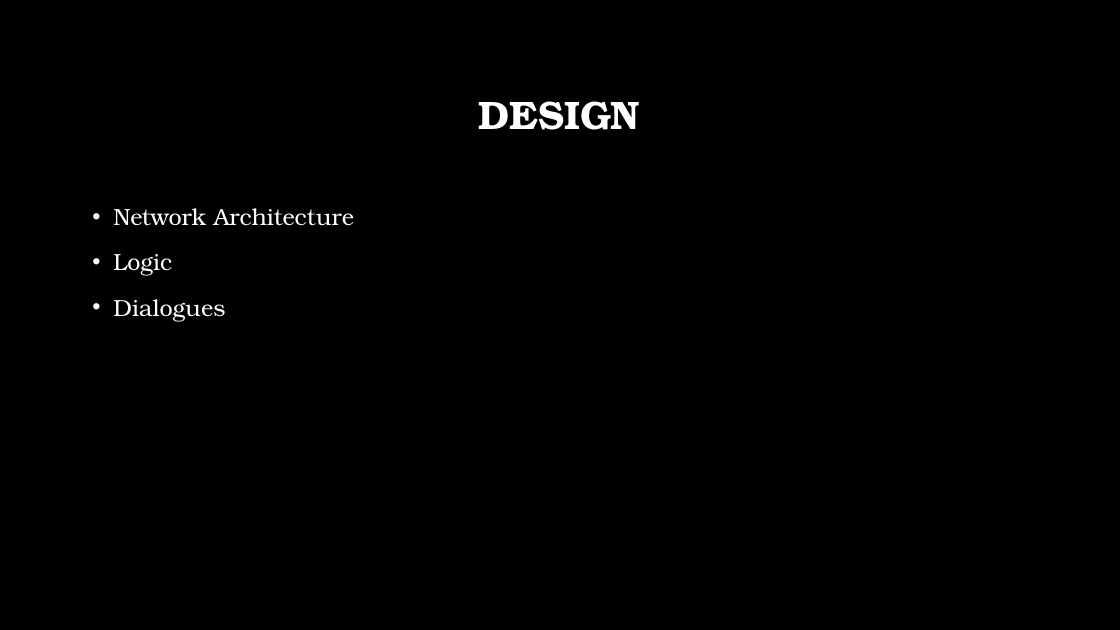
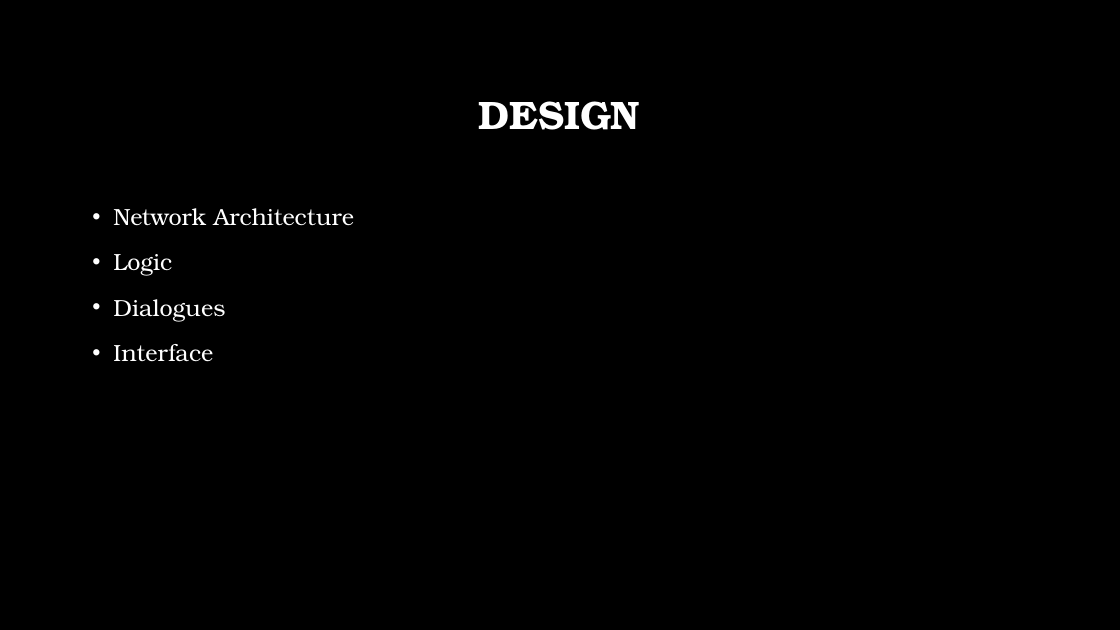
Before and after one commit to DragonRider0o0/CS-4670-Project, a slide deck: slide 10 of CS 4670 – Final Project.pptx (slide 2 before the commit). Drawn at 1120x630 pixels with LibreOffice and Linux fonts; fonts in the diff are those of the drawing; background and template pictures are left out. Boxes give left, top, right and bottom in pixels: in the first picture for what was removed or moved away, otherwise in the second. Text is boxed around its words. In the diff, an @@ line names an element or a change of style, - is before the commit and + after.

```diff
--- a/CS 4670 – Final Project.pptx
+++ b/CS 4670 – Final Project.pptx
@@ text at [113,344,213,362]: paragraph added @@
+• Interface
```
Also in this commit, not shown: 3 other slides changed, 15 slides added, 6 other files.
